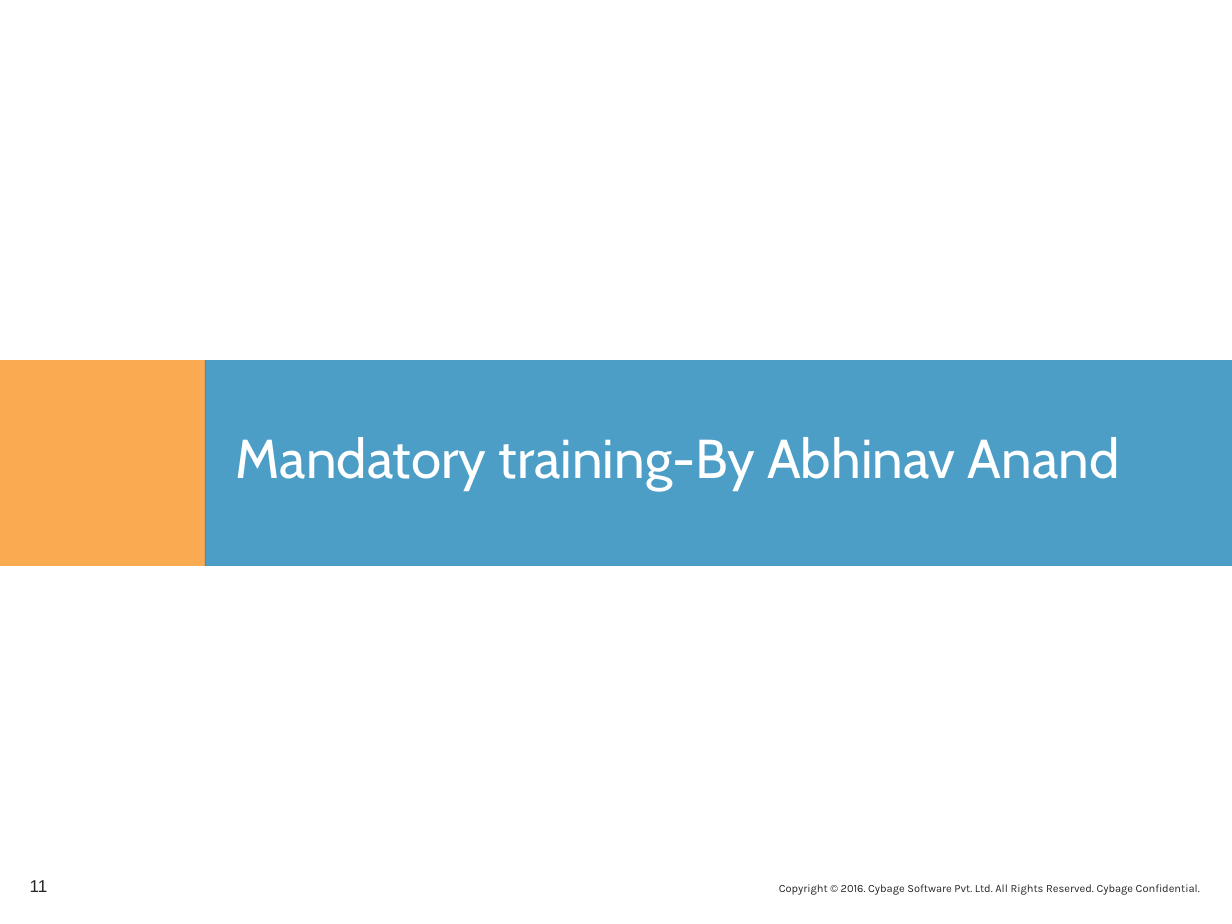
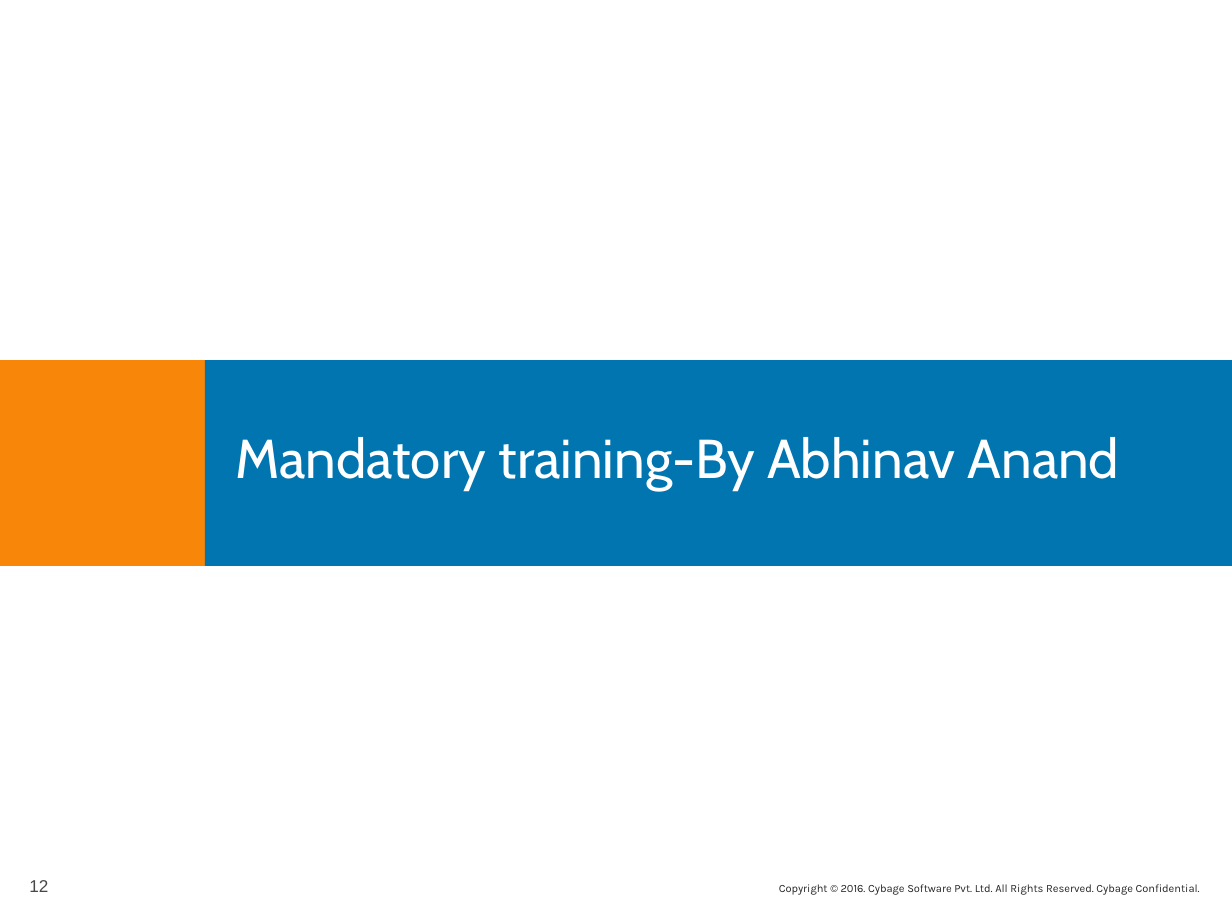
Before and after one commit to CybageGroup7FRTP/angularjs-client, a slide deck: slide 12 of Cybage Presentation Standard.pptx (slide 11 before the commit). Drawn at 1232x924 pixels with LibreOffice and Linux fonts; fonts in the diff are those of the drawing; background and template pictures are left out. Boxes give left, top, right and bottom in pixels: in the first picture for what was removed or moved away, otherwise in the second. Text is boxed around its words. In the diff, an @@ line names an element or a change of style, - is before the commit and + after.

Commit message:
Delete Training UI customised

```diff
--- a/Cybage Presentation Standard.pptx
+++ b/Cybage Presentation Standard.pptx
@@ rectangle at bbox=[0, 360, 206, 565]: fill #F88608 at 70% opacity to #F88608 @@
@@ rectangle at bbox=[205, 360, 1232, 565]: fill #0075B0 at 70% opacity to #0075B0 @@
@@ page number at bbox=[29, 880, 48, 892]: text changed; text colour #262626 to #474747 @@
-11
+12
```
Also in this commit, not shown: 13 other slides changed, 1 slide added, 5 other files.
